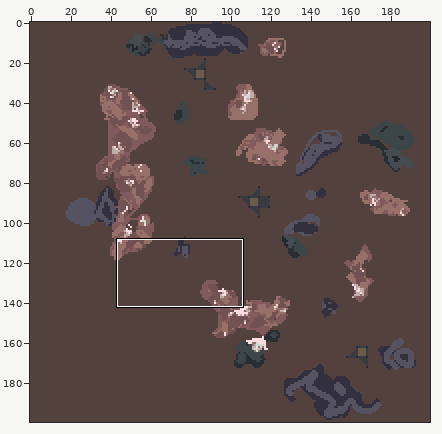
Sprite sheet, stored at maps/sixth.png. Above: a wide view before the commit, with the close-up outlined.
Close-up. As it was:
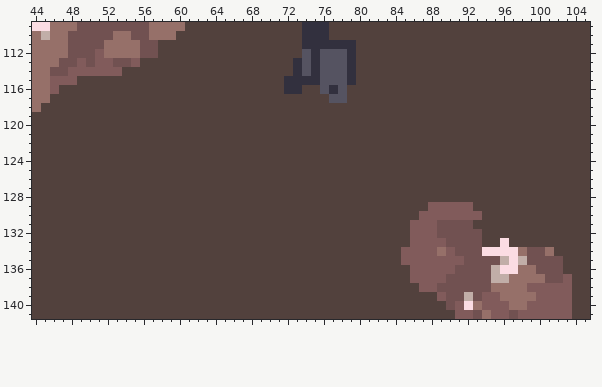
The file is 200x200 pixels. Colours within 5 levels of each other are drawn and written as one. Shown: x 44..105, y 109..141. The commit also changed other parts of the picture, which this record leaves out.
Now the later version:
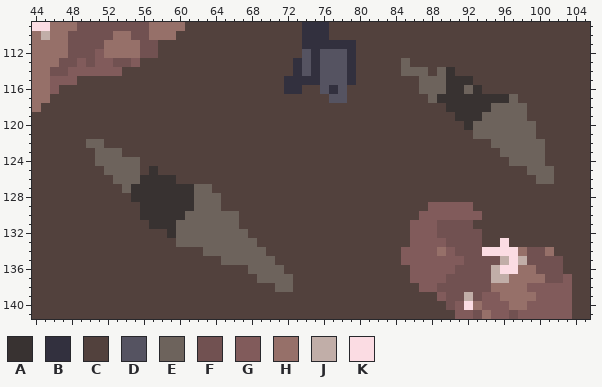
Palette (. is transparent): A #383231  B #32303e  C #52413d  D #555361  E #6d635c  F #715151  G #815b5b  H #967069  J #c1aea8  K #fbdce3
Edits made:
y 113: x 85 C -> E
y 114: x 85..87 CCC -> EEE; x 89..90 CC -> EA
y 115: x 87..92 CCCCCC -> EEEAAA
y 116: x 87..93 CCCCCCC -> EEEAAEA
y 117: x 88..97 CCCCCCCCCC -> EAAAAAAAAE
y 118: x 90..98 CCCCCCCCC -> AAAAAEEEE
y 119: x 91..98 CCCCCCCC -> AAAEEEEE
y 120: x 92..99 CCCCCCCC -> AEEEEEEE
y 121: x 93..99 CCCCCCC -> EEEEEEE
y 122: x 50..51 CC -> EE; x 95..100 CCCCCC -> EEEEEE
y 123: x 51..53 CCC -> EEE; x 96..100 CCCCC -> EEEEE
y 124: x 51..55 CCCCC -> EEEEE; x 97..100 CCCC -> EEEE
y 125: x 52..55 CCCC -> EEEE; x 57 C -> A; x 99..101 CCC -> EEE
y 126: x 53..59 CCCCCCC -> EEEAAAA; x 100..101 CC -> EE
y 127: x 54..63 CCCCCCCCCC -> EAAAAAAAEE
y 128: x 55..64 CCCCCCCCCC -> AAAAAAAEEE
y 129: x 56..64 CCCCCCCCC -> AAAAAAEEE
y 130: x 56..66 CCCCCCCCCCC -> AAAAAEEEEEE
y 131: x 57..66 CCCCCCCCCC -> AAAEEEEEEE
y 132: x 59..67 CCCCCCCCC -> AEEEEEEEE
y 133: x 60..68 CCCCCCCCC -> EEEEEEEEE
y 134: x 63..69 CCCCCCC -> EEEEEEE
y 135: x 65..70 CCCCCC -> EEEEEE
y 136: x 68..71 CCCC -> EEEE
y 137: x 69..72 CCCC -> EEEE
y 138: x 71..72 CC -> EE
